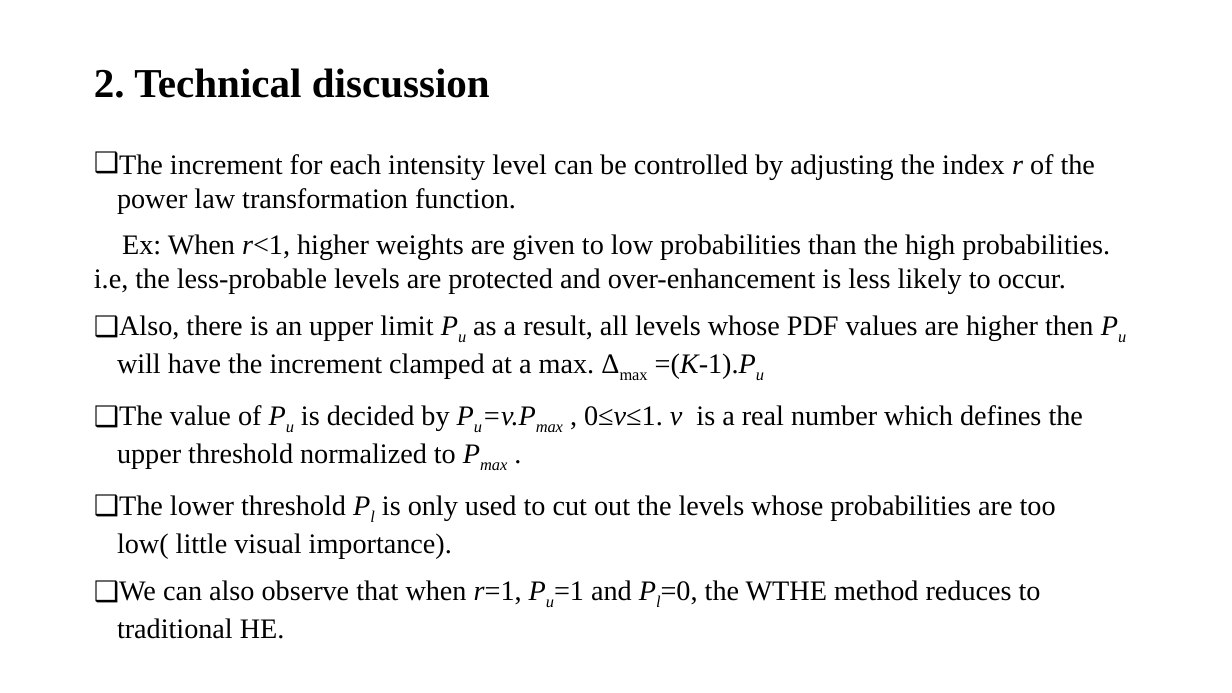
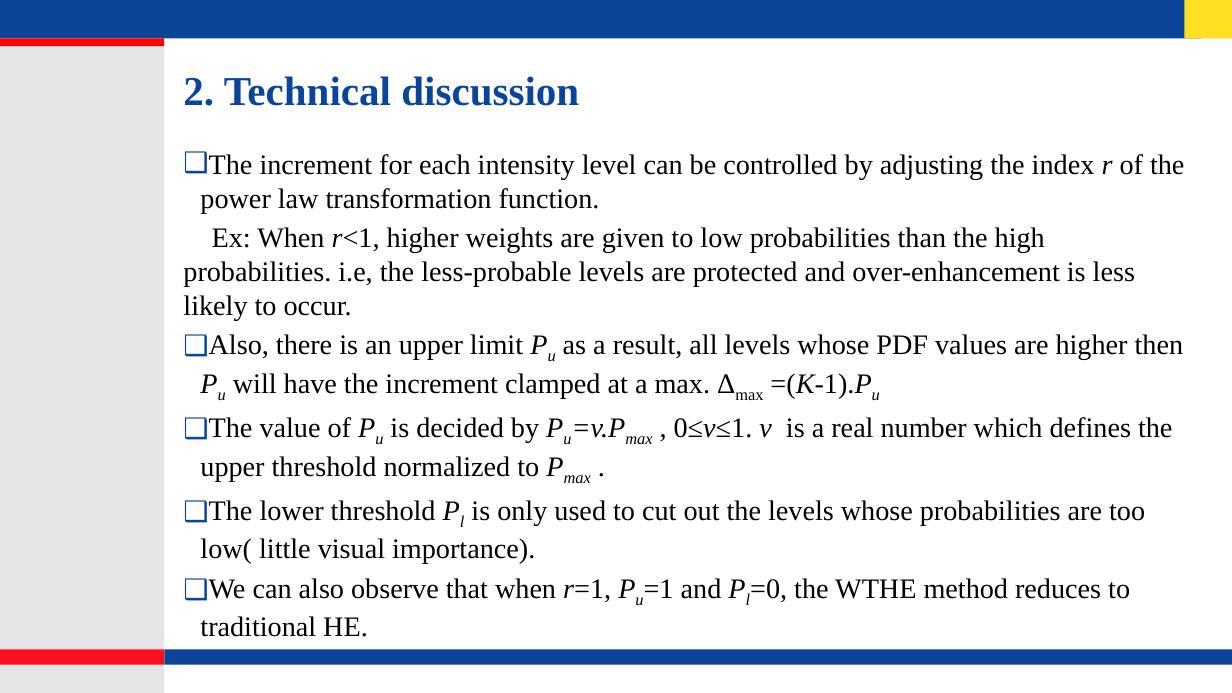
Before and after one commit to lohith921/DIP, a slide deck: slide 7 of Project/Presentation.pptx. Drawn at 1232x693 pixels with LibreOffice and Linux fonts; fonts in the diff are those of the drawing; background and template pictures are left out. Boxes give left, top, right and bottom in pixels: in the first picture for what was removed or moved away, otherwise in the second. Text is boxed around its words. In the diff, an @@ line names an element or a change of style, - is before the commit and + after.

Commit message:
Done with everything, added KU template also

```diff
--- a/Project/Presentation.pptx
+++ b/Project/Presentation.pptx
@@ rectangle added at (0, 0, 1202, 39), fill #0B4599 @@
@@ rectangle added at (1185, 0, 1232, 39), fill #FFDF22 @@
@@ rectangle added at (0, 46, 165, 693), fill #E6E6E6 @@
@@ rectangle added at (0, 39, 165, 46), fill #FF0000 @@
@@ title "2. Technical discussion": place and size @@
-title "2. Technical discussion" at (94, 68, 490, 98)
+title "2. Technical discussion" at (183, 76, 579, 106)
@@ title "2. Technical discussion" at (183, 76, 579, 106): text colour #000000 to #0B4599; line spacing 0.9 to 1; vertical alignment middle to top @@
@@ text "The increment for each intensity ...": place and size @@
-text "The increment for each intensity ..." at (94, 154, 1110, 639)
+text "The increment for each intensity ..." at (183, 154, 1184, 637)
@@ text "The increment for each intensity ..." at (183, 154, 1184, 637): indent changed; less space between paragraphs @@
@@ rectangle added at (0, 650, 165, 665), fill #FF0E22 @@
@@ rectangle added at (165, 650, 1232, 665), fill #0B4599 @@
```
Also in this commit, not shown: 10 other slides changed, 3 slides added, 1 slide removed.
